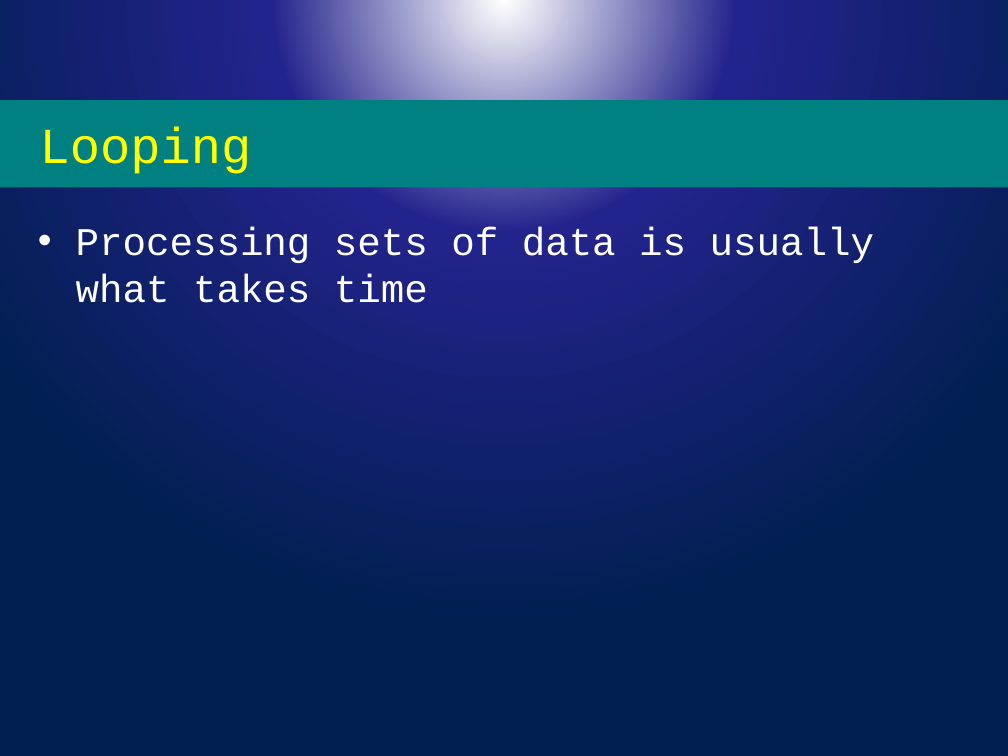
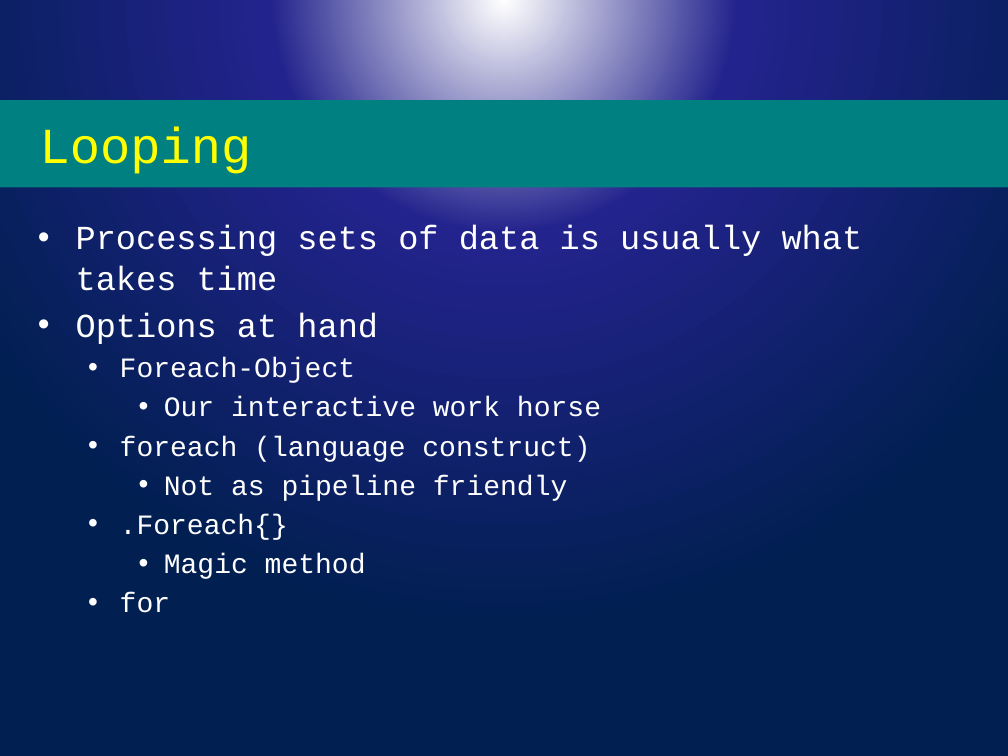
Before and after one commit to powercode/PSConfEU, a slide deck: slide 7 of PSCONFEU_Perf2017.pptx. Drawn at 1008x756 pixels with LibreOffice and Linux fonts; fonts in the diff are those of the drawing; background and template pictures are left out. Boxes give left, top, right and bottom in pixels: in the first picture for what was removed or moved away, otherwise in the second. Text is boxed around its words. In the diff, an @@ line names an element or a change of style, - is before the commit and + after.

```diff
--- a/PSCONFEU_Perf2017.pptx
+++ b/PSCONFEU_Perf2017.pptx
@@ text at (76, 225, 863, 291): size 28 to 24 pt in "Processing sets of data is usually what ..." @@
@@ text at (76, 312, 601, 613): paragraphs added @@
+• Options at hand
+  • Foreach-Object
+    • Our interactive work horse
+  • foreach (language construct)
+    • Not as pipeline friendly
+  • .Foreach{}
+    • Magic method
+  • for
```
Also in this commit, not shown: 1 other slide changed, 5 other files.
